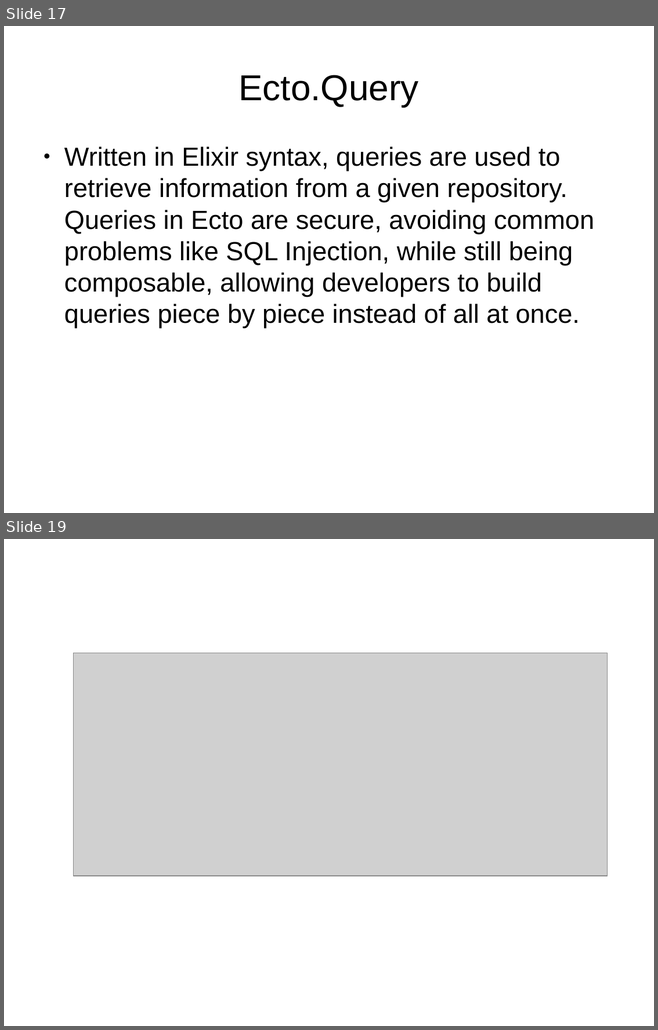
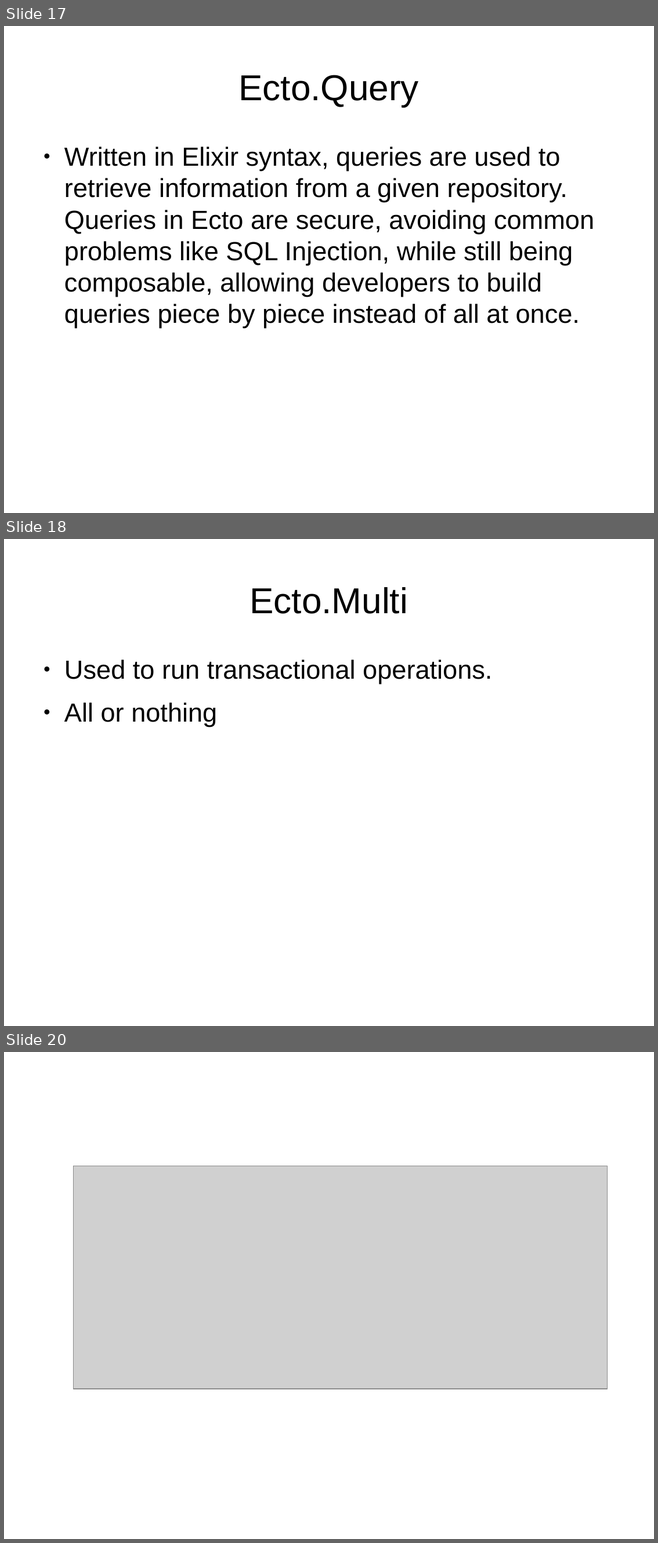
Before and after one commit to ramortegui/talks, a slide deck: odps/ecto.odp. Shown one above the other, each under a label of ours: slides 17 and 19 before the commit, slides 17, 18 and 20 after it; the slides between them are not shown. The pictures are 658x1030 and 658x1543 pixels, drawn with LibreOffice and Linux fonts; fonts in the diff are those of the drawing; grey boxes stand for pictures. Boxes give left, top, right and bottom in pixels: in the first picture for what was removed or moved away, otherwise in the second. Text is boxed around its words. In the diff, an @@ line names an element or a change of style, - is before the commit and + after.

```diff
--- a/odps/ecto.odp
+++ b/odps/ecto.odp
@@ slide 18 added at <box>4,539,654,1026</box>, background #FFFFFF @@
@@ title added at <box>250,587,408,614</box>, 44 pt, text #000000 @@
+Ecto.Multi
@@ text added at <box>64,660,492,727</box>, 32 pt, text #000000 @@
+● Used to run transactional operations.
+● All or nothing
@@ what was slide 19 is now slide 20 @@
```
Also in this commit, not shown: 5 slides changed, 1 other slide added.
